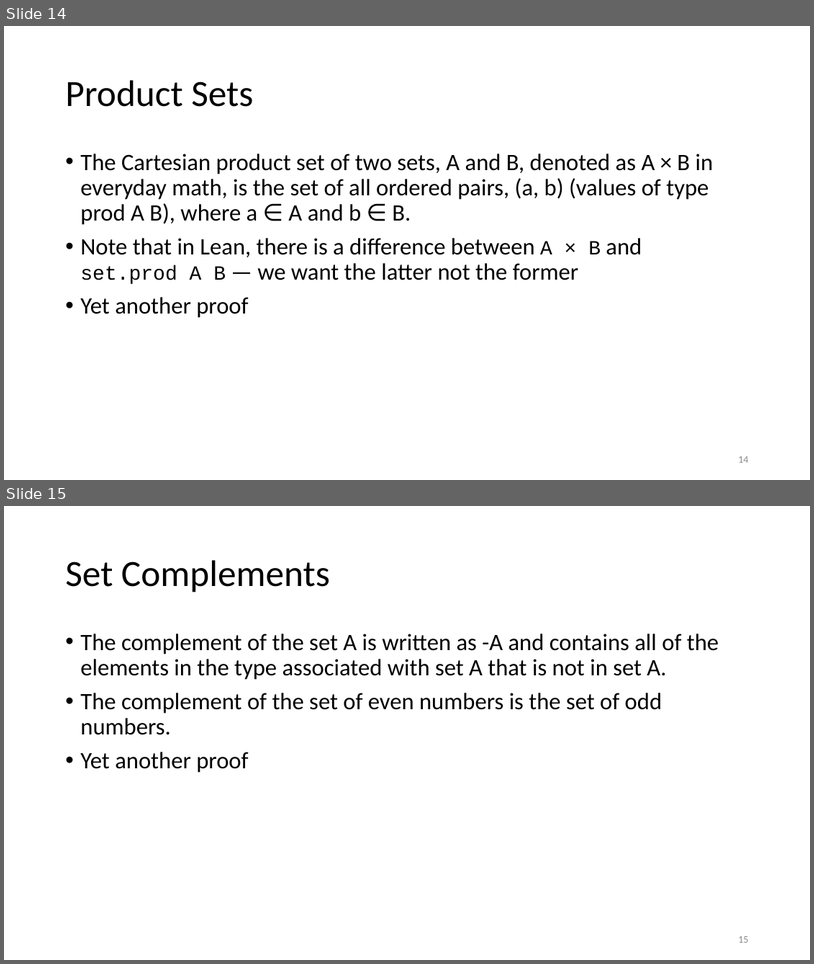
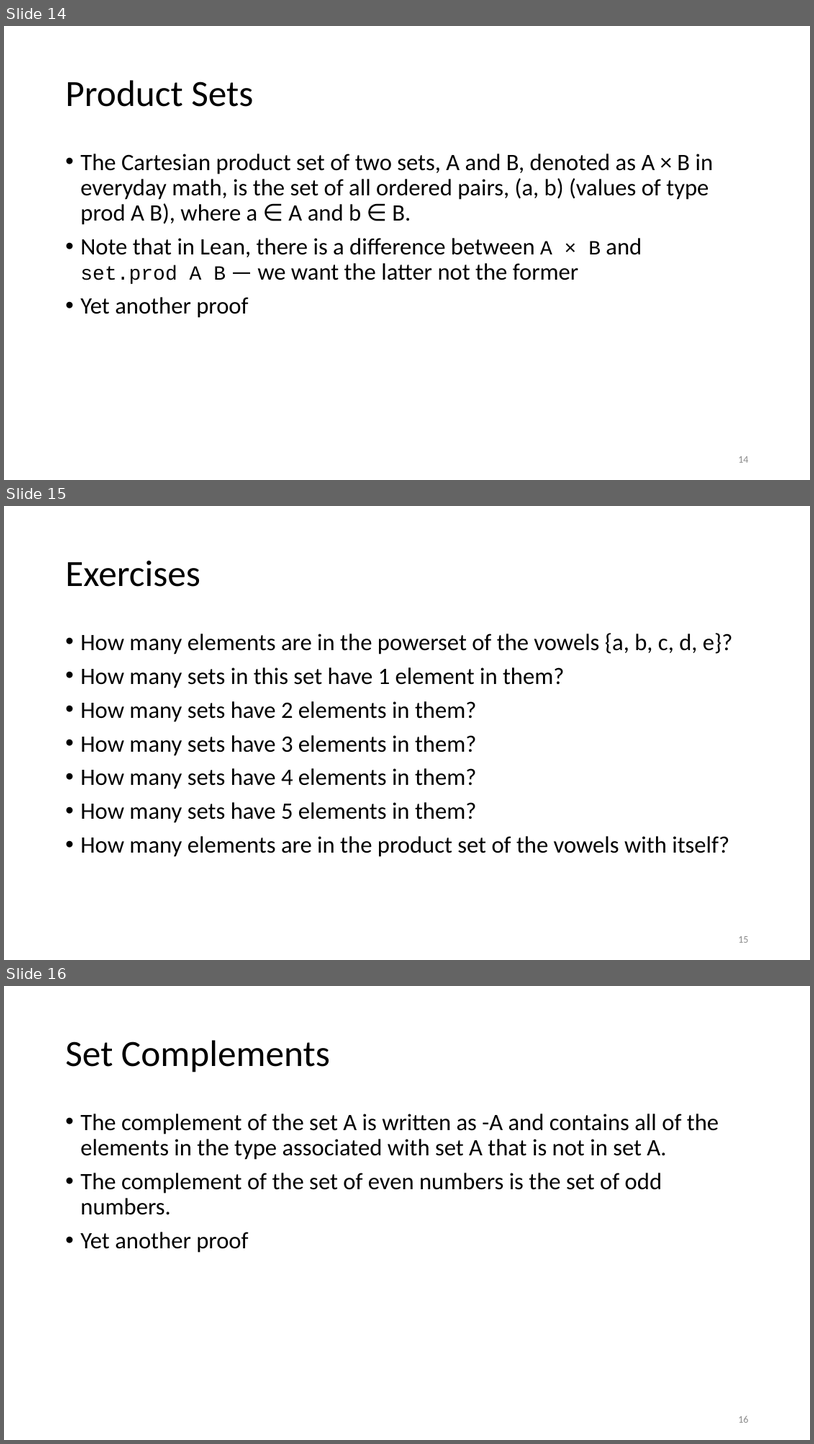
Before and after one commit to tcmch/cs-dm-lean, a slide deck: src/12_Sets/Sets.pptx. Shown one above the other, each under a label of ours: slides 14 and 15 before the commit, slides 14, 15 and 16 after it. The pictures are 814x964 and 814x1444 pixels, drawn with LibreOffice and Linux fonts; fonts in the diff are those of the drawing. Boxes give left, top, right and bottom in pixels: in the first picture for what was removed or moved away, otherwise in the second. Text is boxed around its words. In the diff, an @@ line names an element or a change of style, - is before the commit and + after.

Commit message:
Added an exercise to the slides in Sets

```diff
--- a/src/12_Sets/Sets.pptx
+++ b/src/12_Sets/Sets.pptx
@@ slide 15 added at <box>4,506,810,960</box>, background #FFFFFF @@
@@ title added at <box>65,560,201,587</box>, 44 pt, text #000000 @@
+Exercises
@@ text added at <box>80,633,733,857</box>, 28 pt, text #000000 @@
+• How many elements are in the powerset of the vowels {a, b, c, d, e}?
+• How many sets in this set have 1 element in them?
+• How many sets have 2 elements in them?
+• How many sets have 3 elements in them?
+• How many sets have 4 elements in them?
+• How many sets have 5 elements in them?
+• How many elements are in the product set of the vowels with itself?
@@ page number added at <box>738,936,748,942</box>, 12 pt, text #8C8C8C @@
+15
@@ what was slide 15 is now slide 16 @@
```
